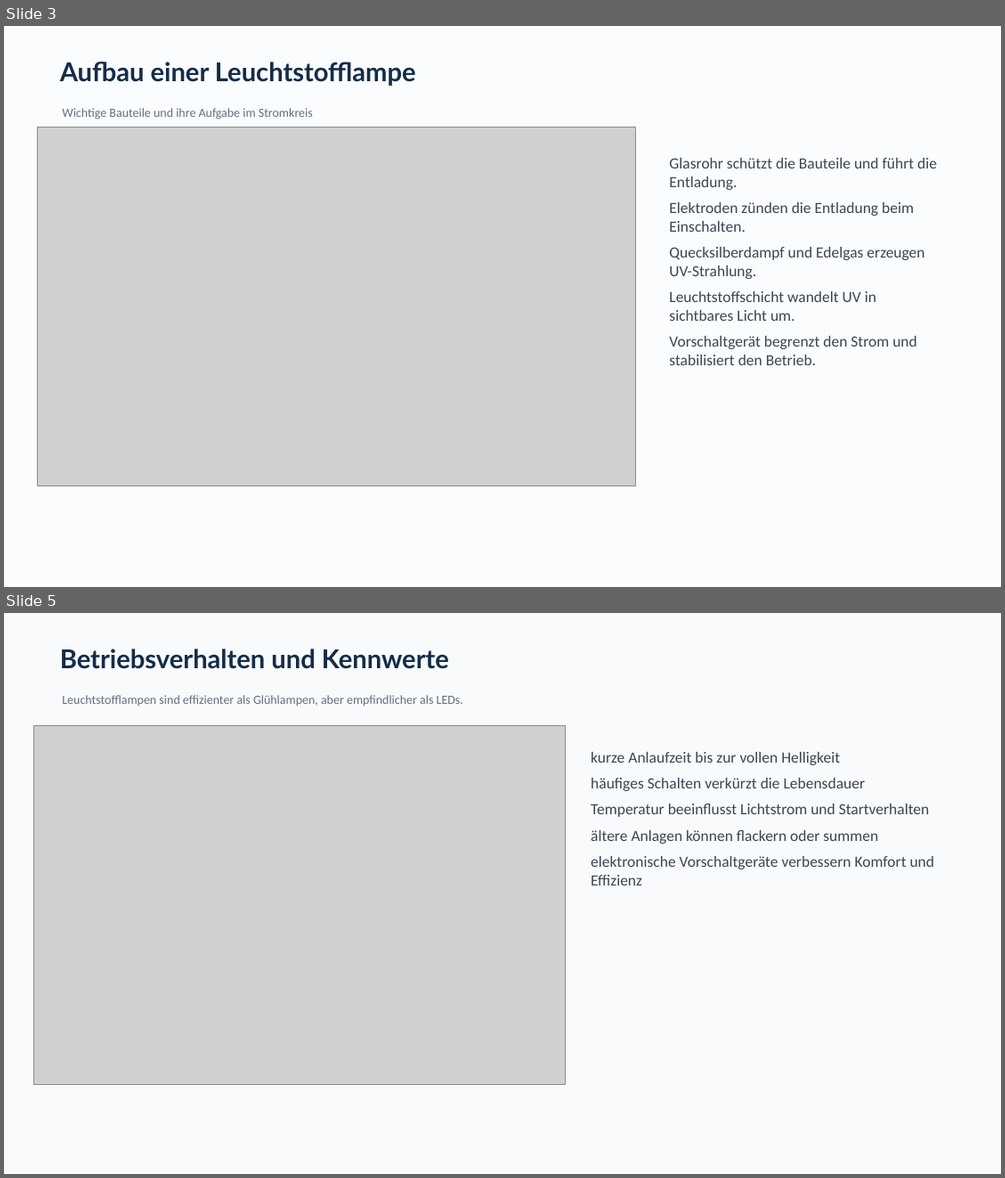
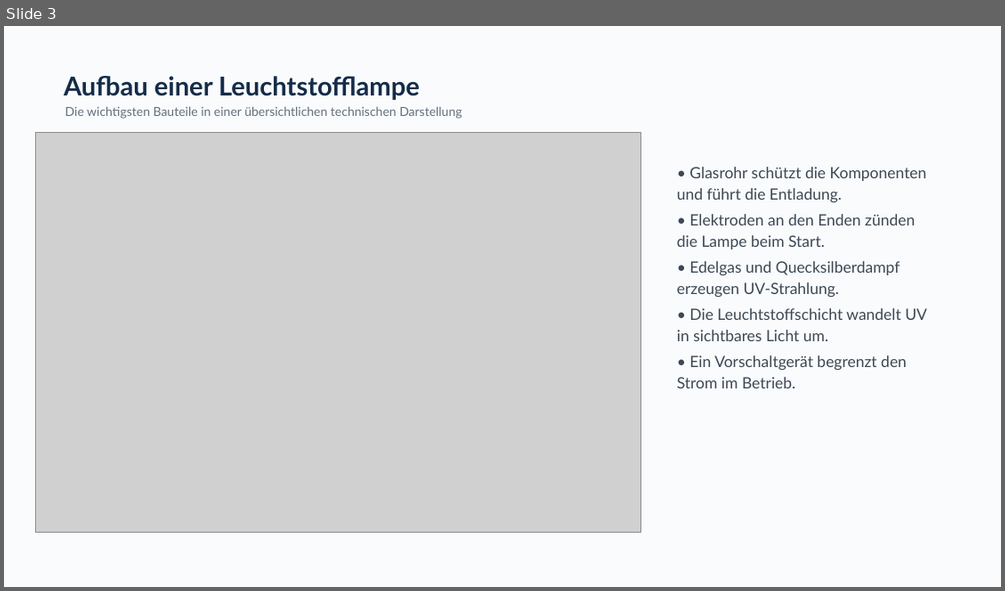
Before and after one commit to tom948899-jpg/Eulen-AGI-v1, a slide deck: Leuchtstofflampen_Praesentation.pptx. Shown one above the other, each under a label of ours: slides 3 and 5 before the commit, slide 3 after it; the slides between them are not shown. The pictures are 1005x1178 and 1005x591 pixels, drawn with LibreOffice and Linux fonts; fonts in the diff are those of the drawing; grey boxes stand for pictures. Boxes give left, top, right and bottom in pixels: in the first picture for what was removed or moved away, otherwise in the second. Text is boxed around its words. In the diff, an @@ line names an element or a change of style, - is before the commit and + after.

```diff
--- a/Leuchtstofflampen_Praesentation.pptx
+++ b/Leuchtstofflampen_Praesentation.pptx
@@ slide 5 removed at [4, 613, 1001, 1174], background #F8FAFC @@
@@ text removed at [60, 649, 449, 669] @@
-Betriebsverhalten und Kennwerte
@@ text removed at [62, 695, 463, 706] @@
-Leuchtstofflampen sind effizienter als Glühlampen, aber empfindlicher als LEDs.
@@ picture removed at [34, 725, 565, 1084] @@
@@ text removed at [591, 752, 935, 885] @@
-kurze Anlaufzeit bis zur vollen Helligkeit
-häufiges Schalten verkürzt die Lebensdauer
-Temperatur beeinflusst Lichtstrom und Startverhalten
-ältere Anlagen können flackern oder summen
-elektronische Vorschaltgeräte verbessern Komfort und Effizienz
@@ slide 3 changed as well @@
@@ background #FAFCFE to #F9FBFD @@
@@ text "Aufbau einer Leuchtstofflampe": place and size @@
-text "Aufbau einer Leuchtstofflampe" at [60, 62, 416, 86]
+text "Aufbau einer Leuchtstofflampe" at [64, 76, 420, 100]
@@ text "Aufbau einer Leuchtstofflampe" at [64, 76, 420, 100]: line spacing 1 to 1.2 @@
@@ picture: place and size @@
-picture at [38, 127, 636, 486]
+picture at [35, 132, 641, 532]
@@ text at [65, 106, 461, 119]: text changed; font Calibri to Lato; text colour #646F7E to #63707C @@
-Wichtige Bauteile und ihre Aufgabe im Stromkreis
+Die wichtigsten Bauteile in einer übersichtlichen technischen Darstellung
@@ text at [677, 167, 927, 388]: text changed; font Calibri to Lato; text colour #3A4653 to #3C4854 @@
-Glasrohr schützt die Bauteile und führt die Entladung.
-Elektroden zünden die Entladung beim Einschalten.
-Quecksilberdampf und Edelgas erzeugen UV-Strahlung.
-Leuchtstoffschicht wandelt UV in sichtbares Licht um.
-Vorschaltgerät begrenzt den Strom und stabilisiert den Betrieb.
+• Glasrohr schützt die Komponenten und führt die Entladung.
+• Elektroden an den Enden zünden die Lampe beim Start.
+• Edelgas und Quecksilberdampf erzeugen UV-Strahlung.
+• Die Leuchtstoffschicht wandelt UV in sichtbares Licht um.
+• Ein Vorschaltgerät begrenzt den Strom im Betrieb.
```
Also in this commit, not shown: 1 other slide changed, 8 slides added, 7 other slides removed.
